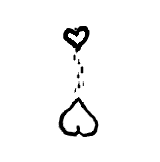
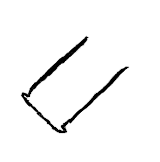
Layers edited between the first and the second 160×162 image:
added layer "Palette" above "Shooting" over [20,35,130,134]
hid "Shooting" over [58,26,99,137]
